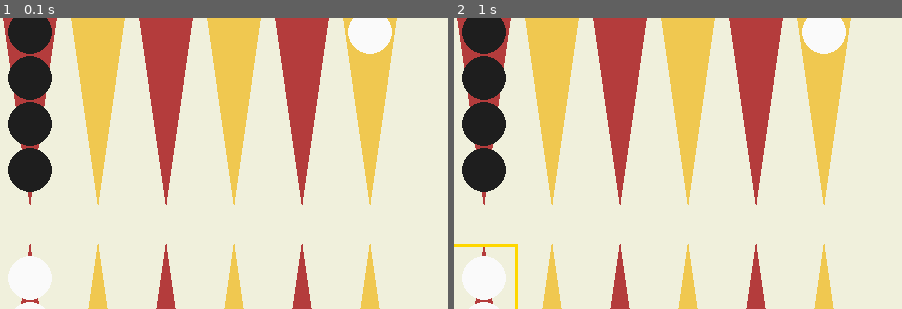
Above: before the commit, frames 1-2 (left to right).
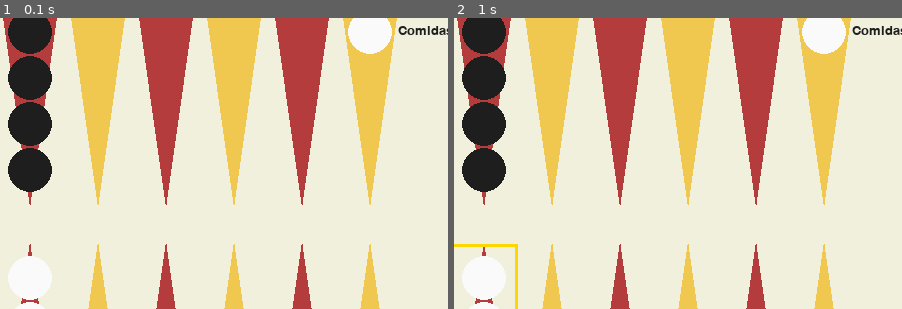
Above: after the commit, the same moments.

Repository: um-computacion/computacion-2025-backgammon-TomasValentinVillar
Game: pygame game, started from pygame_ui/pygameui.py
Same seed, same stepped clock (60 frames per second), same inputs: the game is played once before the commit and once after it.
Inputs (mouse positions are % of the whole screen's width and height, from its top left):
- Up to frame 1 (0.1 s): no input
- Up to frame 2 (1 s): click (46, 55) at 0.38 s; click (50, 57) at 0.72 s
The pictures show only the part of the screen within x 50-100%, y 15-65%; the shares and areas given below are measured in that part.

The runs differ from the first frame. In frame 1, 0.2% of the frame differs, in the area x 88-100%, y 2-6%; in frame 2, 0.2%.

Commit message:
agrego la logica para comer fichas y empezar desde el inicio en el pygame

Diff:
--- a/pygame_ui/pygameui.py
+++ b/pygame_ui/pygameui.py
@@ -58,36 +58,65 @@
                         mensaje = "Ya hay dados disponibles"
 
             elif e.type == pygame.MOUSEBUTTONDOWN and e.button == 1:
-                idx = hit_test(hitmap, e.pos)
-
-                if idx is not None:
+                # Primero verificar si clickeó la barra
+                bar_click = hit_test_captured(e.pos, game)
+
+                if bar_click:
+                    # Seleccionó ficha comida
                     if posicion_seleccionada is None:
-                        # Seleccionar ficha
-                        contenedor = game.obtener_board().obtener_contenedor_fichas()
-                        if len(contenedor[idx]) > 0:
-                            if contenedor[idx][0].obtener_color() == game.obtener_turno():
-                                posicion_seleccionada = idx
-                                mensaje = f"Seleccionada pos {idx}. Click en destino"
+                        posicion_seleccionada = 'bar'  # Marcador especial
+                        mensaje = f"Ficha comida seleccionada. Click en destino (0-5 o 18-23)"
+                    else:
+                        mensaje = "Ya hay una posición seleccionada"
+                else:
+                    # Click en tablero normal
+                    idx = hit_test(hitmap, e.pos)
+
+                    if idx is not None:
+                        if posicion_seleccionada is None:
+                            # Verificar si tiene fichas comidas (NO puede mover otras)
+                            if game.obtener_board().verificar_ficha_comida(game.obtener_turno()):
+                                mensaje = "¡Debes meter primero las fichas comidas!"
                             else:
-                                mensaje = f"Pos {idx} no es tu ficha"
+                                # Seleccionar ficha normal
+                                contenedor = game.obtener_board().obtener_contenedor_fichas()
+                                if len(contenedor[idx]) > 0:
+                                    if contenedor[idx][0].obtener_color() == game.obtener_turno():
+                                        posicion_seleccionada = idx
+                                        mensaje = f"Seleccionada pos {idx}. Click en destino"
+                                    else:
+                                        mensaje = f"Pos {idx} no es tu ficha"
+                                else:
+                                    mensaje = f"Pos {idx} está vacía"
+
+                        elif posicion_seleccionada == 'bar':
+                            # Mover desde barra (ficha comida)
+                            try:
+                                game.realizar_moviento_desde_inicio(idx)
+                                mensaje = f"✓ Ficha comida movida a {idx}"
+                                posicion_seleccionada = None
+                                board_adapter.actualizar()
+                            except MovimientoInvalido as ex:
+                                mensaje = f"✗ Error: {str(ex)[:50]}"
+                                posicion_seleccionada = None
+
                         else:
-                            mensaje = f"Pos {idx} está vacía"
-                    else:
-                        # Mover ficha
-                        try:
-                            game.realizar_movimiento(posicion_seleccionada, idx)
-                            mensaje = f"✓ Movido: {posicion_seleccionada} → {idx}"
-                            posicion_seleccionada = None
-                            board_adapter.actualizar()
-                        except MovimientoInvalido as ex:
-                            mensaje = f"✗ Error: {str(ex)[:50]}"  # Limitar mensaje
-                            posicion_seleccionada = None
-                        except Ganador:
-                            mensaje = f"🏆 ¡{game.obtener_turno()} GANÓ!"
+                            # Mover ficha normal
+                            try:
+                                game.realizar_movimiento(posicion_seleccionada, idx)
+                                mensaje = f"✓ Movido: {posicion_seleccionada} → {idx}"
+                                posicion_seleccionada = None
+                                board_adapter.actualizar()
+                            except MovimientoInvalido as ex:
+                                mensaje = f"✗ Error: {str(ex)[:50]}"
+                                posicion_seleccionada = None
+                            except Ganador:
+                                mensaje = f"🏆 ¡{game.obtener_turno()} GANÓ!"
 
         # Renderizar
         board_adapter.actualizar()
         hitmap = render_board(screen, board_adapter, font)
+        render_captured_pieces(screen, game, font)
 
         # UI INFO (siempre visible)
         turno_text = font_big.render(f"Turno: {game.obtener_turno()}", True, BLACK)
@@ -106,9 +135,25 @@
         msg_text = font.render(mensaje, True, BLACK)
         screen.blit(msg_text, (10, HEIGHT - 30))
 
-        # Resaltar selección
-        if posicion_seleccionada is not None and posicion_seleccionada in hitmap:
-            rect = hitmap[posicion_seleccionada]
+        # Resaltar selección en tablero
+        if posicion_seleccionada is not None and posicion_seleccionada != 'bar':
+            if posicion_seleccionada in hitmap:
+                rect = hitmap[posicion_seleccionada]
+                pygame.draw.rect(screen, (255, 215, 0), rect, 3)
+
+        # Resaltar BARRA si está seleccionada
+        if posicion_seleccionada == 'bar':
+            margin = 40
+            barra_x = WIDTH - margin + 10
+            turno = game.obtener_turno()
+
+            if turno == "Blanco":
+                # Resaltar área blanca
+                rect = pygame.Rect(barra_x - 25, 120, 50, 180)
+            else:
+                # Resaltar área negra
+                rect = pygame.Rect(barra_x - 25, HEIGHT - 300, 50, 180)
+
             pygame.draw.rect(screen, (255, 215, 0), rect, 3)
 
         pygame.display.flip()
@@ -228,6 +273,91 @@
             return idx
     return None
 
+def render_captured_pieces(screen, game, font):
+    """
+    Renderiza las fichas comidas en la barra lateral derecha.
+    """
+    margin = 40
+    radius = 15
+
+    # Obtener fichas comidas
+    board = game.obtener_board()
+    blancas_comidas = len(board.obtener_contenedor_blancas())
+    negras_comidas = len(board.obtener_contenedor_negras())
+
+    # Posición de la barra (derecha del tablero)
+    barra_x = WIDTH - margin + 10
+
+    # Título
+    titulo = font.render("Comidas", True, BLACK)
+    screen.blit(titulo, (barra_x - 20, 100))
+
+    # Fichas BLANCAS comidas (arriba)
+    if blancas_comidas > 0:
+        y_start = 140
+        for i in range(min(blancas_comidas, 5)):
+            y = y_start + (i * (radius * 2 + 4))
+            pygame.draw.circle(screen, WHITE, (barra_x, y), radius)
+            pygame.draw.circle(screen, BLACK, (barra_x, y), radius, 2)  # Borde
+
+        # Si hay más de 5, mostrar número
+        if blancas_comidas > 5:
+            y = y_start + (4 * (radius * 2 + 4))
+            pygame.draw.circle(screen, WHITE, (barra_x, y), radius)
+            text_surface = font.render(str(blancas_comidas - 4), True, BLACK)
+            screen.blit(text_surface,
+                (barra_x - text_surface.get_width() // 2,
+                 y - text_surface.get_height() // 2))
+
+    # Fichas NEGRAS comidas (abajo)
+    if negras_comidas > 0:
+        y_start = HEIGHT - 140
+        for i in range(min(negras_comidas, 5)):
+            y = y_start - (i * (radius * 2 + 4))
+            pygame.draw.circle(screen, BLACK, (barra_x, y), radius)
+            pygame.draw.circle(screen, WHITE, (barra_x, y), radius, 2)  # Borde
+
+        # Si hay más de 5, mostrar número
+        if negras_comidas > 5:
+            y = y_start - (4 * (radius * 2 + 4))
+            pygame.draw.circle(screen, BLACK, (barra_x, y), radius)
+            text_surface = font.render(str(negras_comidas - 4), True, WHITE)
+            screen.blit(text_surface,
+                (barra_x - text_surface.get_width() // 2,
+                 y - text_surface.get_height() // 2))
+
+def hit_test_captured(pos, game):
+    """
+    Detecta si el click es en la zona de fichas comidas.
+    Retorna 'bar_white' o 'bar_black' si hay ficha comida del turno actual.
+    """
+    margin = 40
+    barra_x = WIDTH - margin + 10
+    radius = 15
+
+    x, y = pos
+
+    # Verificar si está cerca de la barra (área clickeable)
+    if not (barra_x - 30 <= x <= barra_x + 30):
+        return None
+
+    turno = game.obtener_turno()
+    board = game.obtener_board()
+
+    # Verificar fichas BLANCAS comidas
+    if turno == "Blanco" and len(board.obtener_contenedor_blancas()) > 0:
+        # Área de fichas blancas (arriba)
+        if 120 <= y <= 300:
+            return 'bar_white'
+
+    # Verificar fichas NEGRAS comidas
+    if turno == "Negro" and len(board.obtener_contenedor_negras()) > 0:
+        # Área de fichas negras (abajo)
+        if HEIGHT - 300 <= y <= HEIGHT - 120:
+            return 'bar_black'
+
+    return None
+
 
 if __name__ == "__main__":
     main()
Not shown, changed: .coverage
Not shown, changed: CHANGELOG.md
